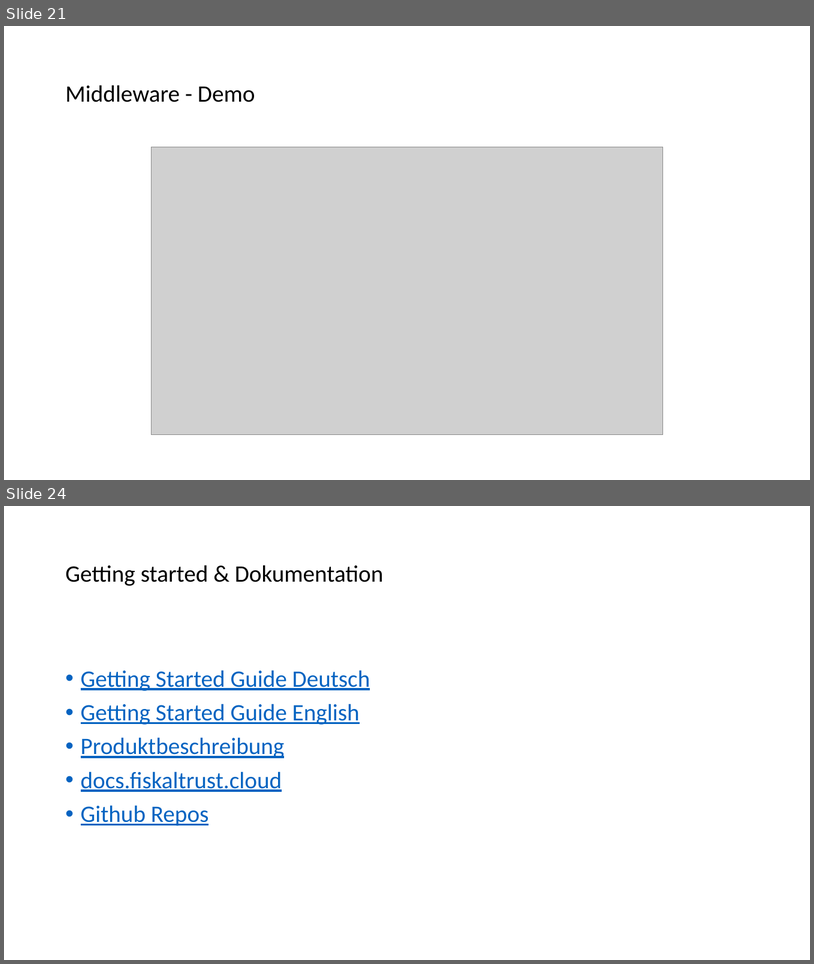
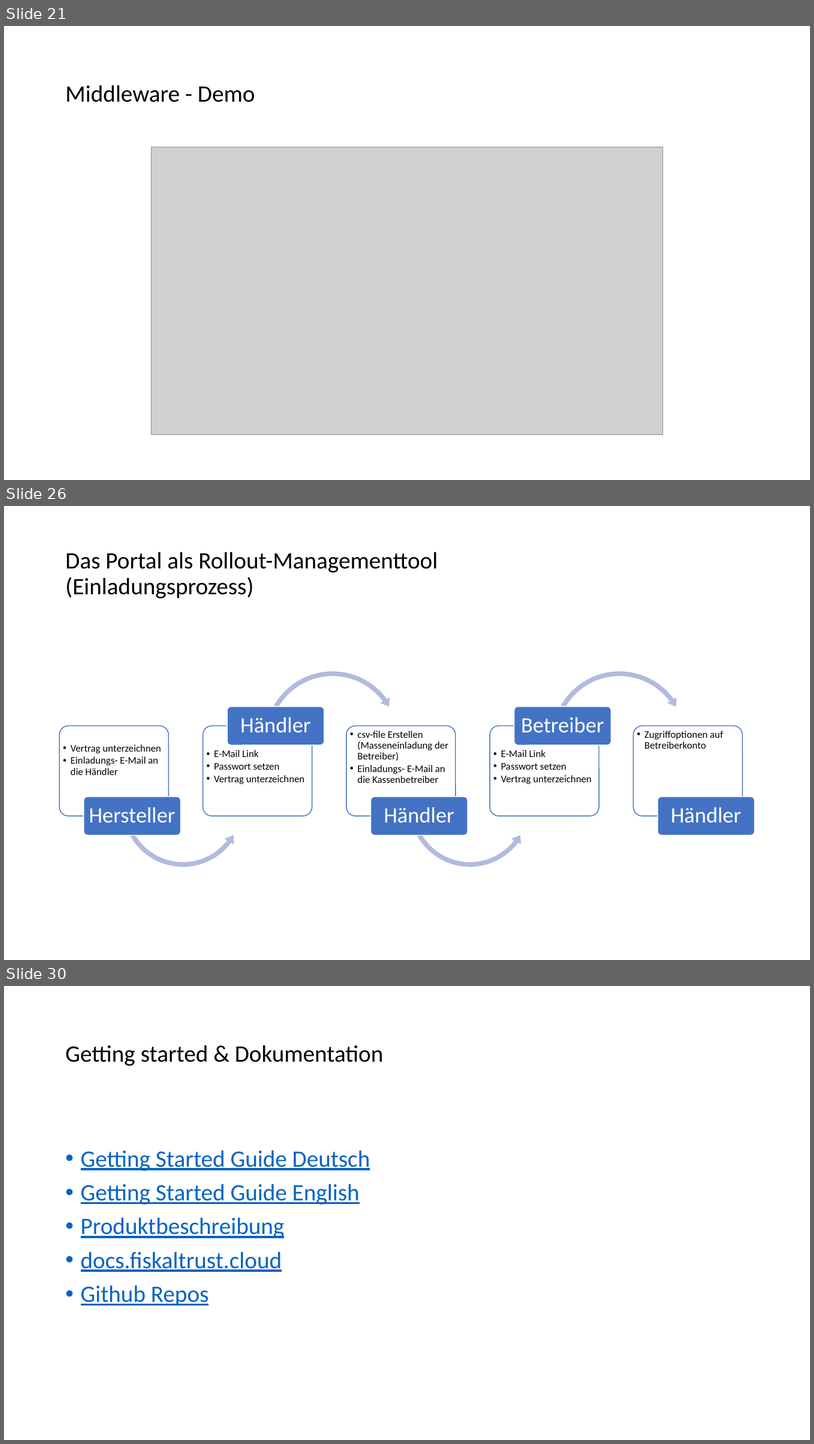
Before and after one commit to fiskaltrust/productdescription-de-doc, a slide deck: for-poscreators/presentation/onboarding_de.pptx. Shown one above the other, each under a label of ours: slides 21 and 24 before the commit, slides 21, 26 and 30 after it; the slides between them are not shown. The pictures are 814x964 and 814x1444 pixels, drawn with LibreOffice and Linux fonts; fonts in the diff are those of the drawing; grey boxes stand for pictures. Boxes give left, top, right and bottom in pixels: in the first picture for what was removed or moved away, otherwise in the second. Text is boxed around its words. In the diff, an @@ line names an element or a change of style, - is before the commit and + after.

```diff
--- a/for-poscreators/presentation/onboarding_de.pptx
+++ b/for-poscreators/presentation/onboarding_de.pptx
@@ slide 26 added at [4, 506, 810, 960], background #FFFFFF @@
@@ title added at [65, 552, 438, 598], 28 pt, text #000000 @@
+Das Portal als Rollout-Managementtool
+(Einladungsprozess)
@@ group added at [60, 668, 755, 870]: 10 rounded rectangles, 10 texts, 2 left circular arrows, 2 circular arrows @@
+  • Vertrag unterzeichnen
+  • Einladungs- E-Mail an die Händler
+Hersteller
+  • E-Mail Link
+  • Passwort setzen
+  • Vertrag unterzeichnen
+Händler
+  • csv-file Erstellen (Masseneinladung der Betreiber)
+  • Einladungs- E-Mail an die Kassenbetreiber
+Händler
+  • E-Mail Link
+  • Passwort setzen
+  • Vertrag unterzeichnen
+Betreiber
+  • Zugriffoptionen auf Betreiberkonto
+Händler
@@ what was slide 24 is now slide 30 @@
```
Also in this commit, not shown: 9 slides changed, 6 other slides added, 1 slide removed, 6 other files.
